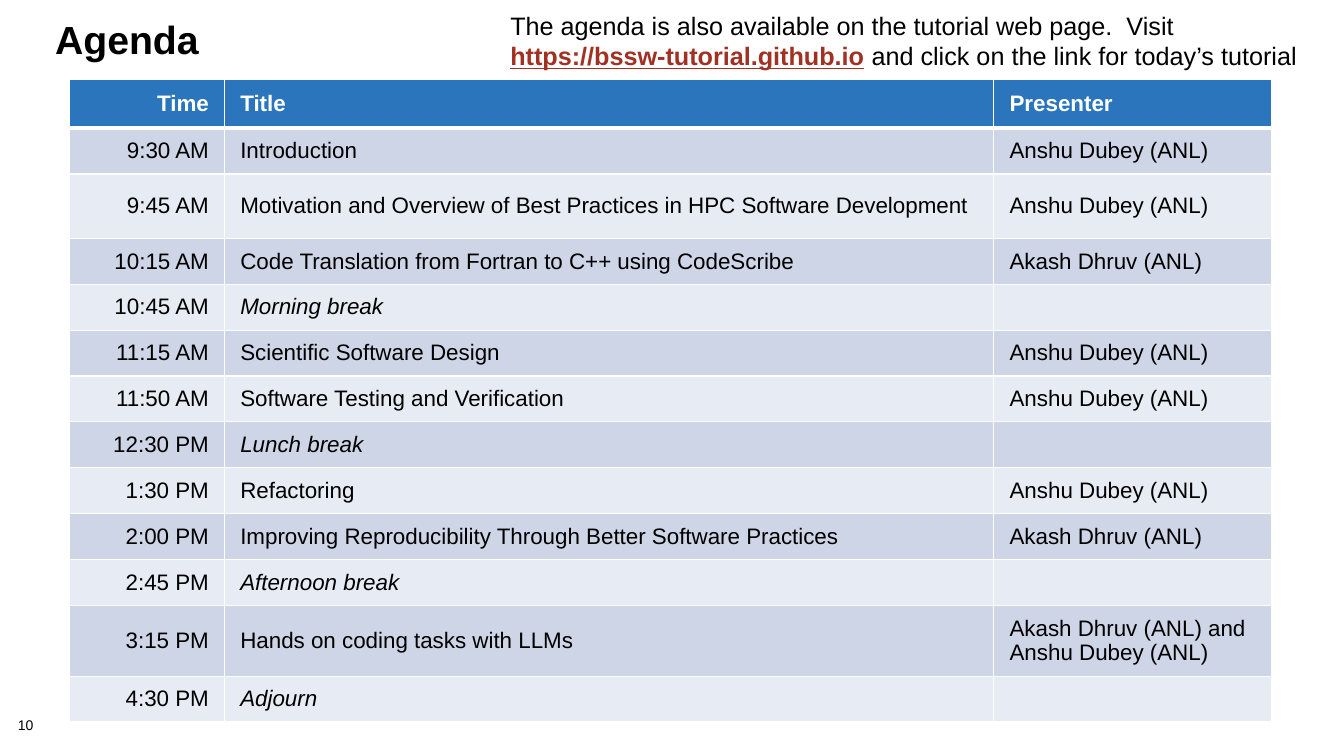
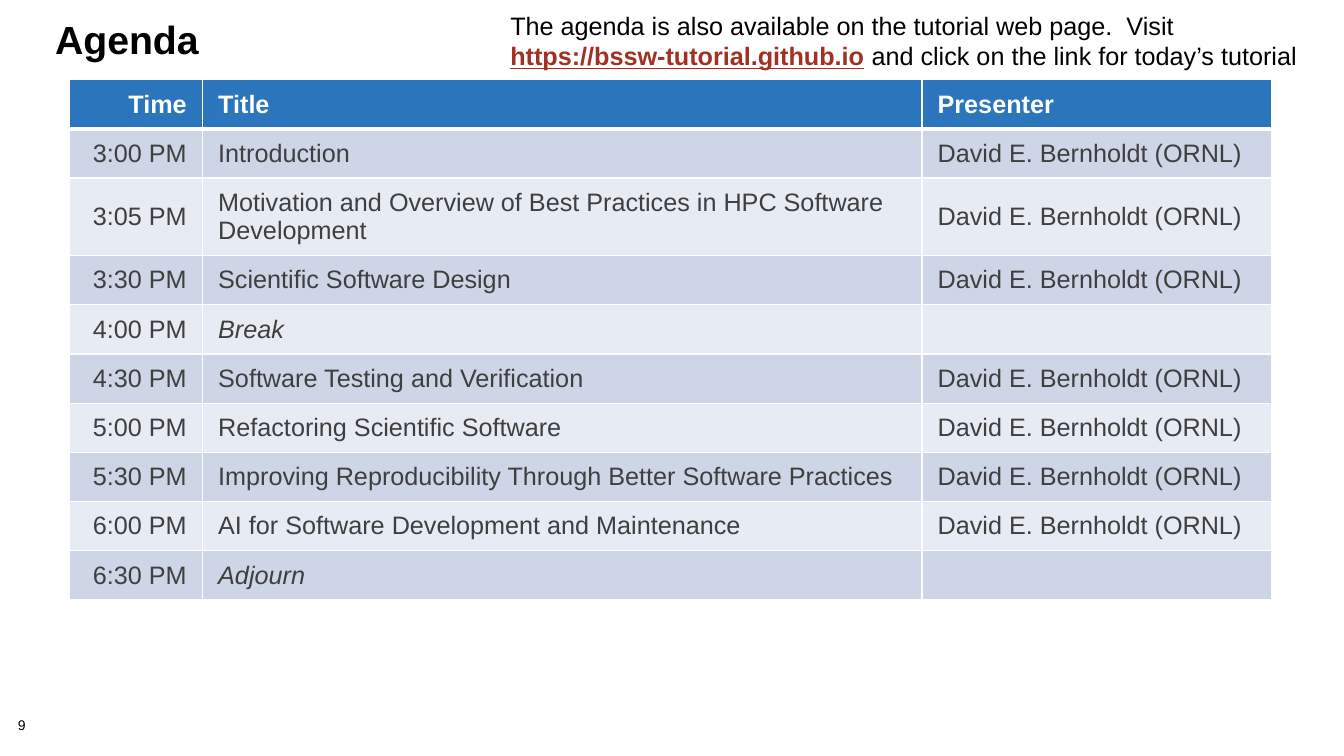
Before and after one commit to bssw-tutorial/presentations, a slide deck: slide 9 of intro.pptx (slide 10 before the commit). Drawn at 1344x756 pixels with LibreOffice and Linux fonts; fonts in the diff are those of the drawing. Boxes give left, top, right and bottom in pixels: in the first picture for what was removed or moved away, otherwise in the second. Text is boxed around its words. In the diff, an @@ line names an element or a change of style, - is before the commit and + after.

Commit message:
Update intro for ATPESC 2026

```diff
--- a/intro.pptx
+++ b/intro.pptx
@@ table at [69, 80, 1271, 622] @@
-row 2: 9:30 AM | Introduction | Anshu Dubey (ANL)
-row 3: 9:45 AM | Motivation and Overview of Best Practices in HPC Software Development | Anshu Dubey (ANL)
-row 4: 10:15 AM | Code Translation from Fortran to C++ using CodeScribe | Akash Dhruv (ANL)
-row 5: 10:45 AM | Morning break | 
-row 6: 11:15 AM | Scientific Software Design | Anshu Dubey (ANL)
-row 7: 11:50 AM | Software Testing and Verification | Anshu Dubey (ANL)
-row 8: 12:30 PM | Lunch break | 
-row 9: 1:30 PM | Refactoring | Anshu Dubey (ANL)
-row 10: 2:00 PM | Improving Reproducibility Through Better Software Practices | Akash Dhruv (ANL)
-row 11: 2:45 PM | Afternoon break | 
-row 12: 3:15 PM | Hands on coding tasks with LLMs | Akash Dhruv (ANL) and Anshu Dubey (ANL)
-row 13: 4:30 PM | Adjourn | 
+row 2: 3:00 PM | Introduction | David E. Bernholdt (ORNL)
+row 3: 3:05 PM | Motivation and Overview of Best Practices in HPC Software Development | David E. Bernholdt (ORNL)
+row 4: 3:30 PM | Scientific Software Design | David E. Bernholdt (ORNL)
+row 5: 4:00 PM | Break | 
+row 6: 4:30 PM | Software Testing and Verification | David E. Bernholdt (ORNL)
+row 7: 5:00 PM | Refactoring Scientific Software | David E. Bernholdt (ORNL)
+row 8: 5:30 PM | Improving Reproducibility Through Better Software Practices | David E. Bernholdt (ORNL)
+row 9: 6:00 PM | AI for Software Development and Maintenance | David E. Bernholdt (ORNL)
+row 10: 6:30 PM | Adjourn | 
@@ page number at [18, 720, 26, 730]: text changed @@
-10
+9
```
Also in this commit, not shown: 3 other slides changed, 1 slide removed.
